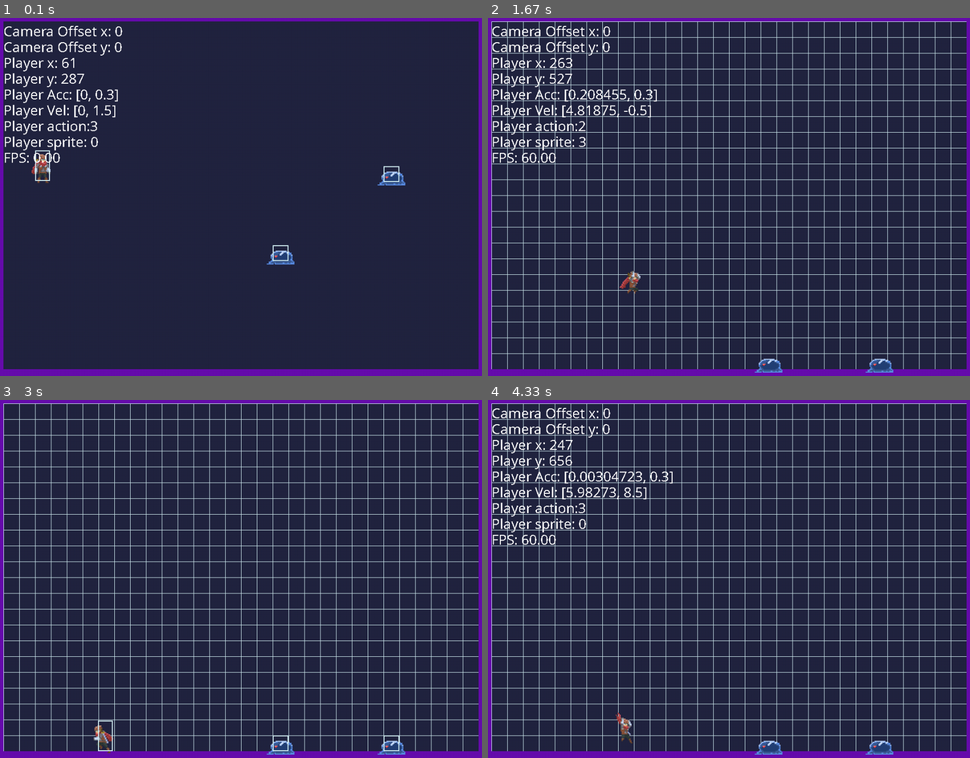
Above: before the commit, frames 1-4 (two rows, left to right).
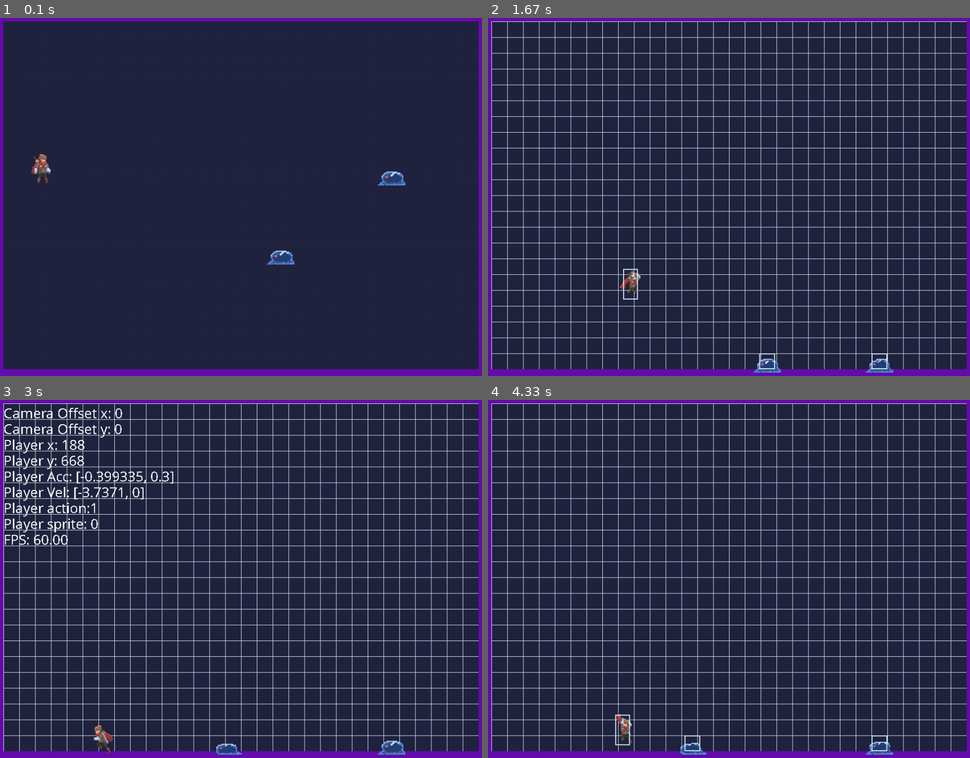
Above: after the commit, the same moments.

Repository: ArthurC13/A-Level-Project-Arthur-Chen
Game: pygame game, started from A level Project.py
Same seed, same stepped clock (60 frames per second), same inputs: the game is played once before the commit and once after it.
Inputs:
- Up to frame 1 (0.1 s): no input
- Up to frame 2 (1.67 s): tap 1 at 0.33 s; hold Right 0.67-1.13 s; tap 3 at 0.82 s; hold Up 1.17-1.47 s; hold Right from 1.5 s (still down); tap 2 at 1.65 s
- Up to frame 3 (3 s): release Right at 1.97 s; hold Left 2-2.53 s; tap 3 at 2.15 s; hold Down 2.57-2.87 s; hold Left from 2.9 s (still down)
- Up to frame 4 (4.33 s): tap 2 at 3.05 s; release Left at 3.3 s; hold Up 3.33-3.7 s; tap 3 at 3.48 s; hold Right from 3.73 s (still down)

The runs differ from the first frame. In frame 1, 2.0% of the frame differs, in the area x 0-83%, y 2-68%; in frame 2, 2.4%; in frame 3, 2.5%; in frame 4, 2.7%, in the area x 0-85%, y 2-100%.

Commit message:
added slime animations

Diff:
--- a/A level Project.py
+++ b/A level Project.py
@@ -236,11 +236,33 @@
 
     def movements(self):
         self.acc = pygame.math.Vector2(0, GRAVITY)
-        if abs(self.pos.x - game.player.pos.x) < 100:
+        if abs(self.pos.x - game.player.pos.x) < 300:
             if self.pos.x > game.player.pos.x:
                 self.acc.x = -0.2
+                self.face_left = False
             else:
                 self.acc.x = 0.2
+                self.face_left = True
+
+    def animations(self):
+        now = pygame.time.get_ticks()
+        sprites_list = self.sprites
+        if self.face_left:
+            sprites_list = self.mirrored_sprites
+        if self.current_action == 0:        #idle
+            if now - self.last_sprite_time >= 200:
+                self.current_sprite += 1
+                if self.current_sprite > len(sprites_list[self.current_action])-1:
+                    self.current_sprite = 0
+                self.image = sprites_list[self.current_action][self.current_sprite]
+                self.last_sprite_time = pygame.time.get_ticks()
+        elif self.current_action == 1:      #moving
+            if now - self.last_sprite_time >= 125:
+                self.current_sprite += 1
+                if self.current_sprite > len(sprites_list[self.current_action])-1:
+                    self.current_sprite = 0
+                self.image = sprites_list[self.current_action][self.current_sprite]
+                self.last_sprite_time = pygame.time.get_ticks()
 
     def update(self):
         self.movements()
@@ -253,6 +275,14 @@
         self.hit_rect.y = int(self.pos.y)
         wall_collisions(self, 'y')
         self.rect.center = self.hit_rect.center
+        if abs(self.vel.x) < 0.2:
+            self.vel.x = 0
+        if self.vel in [(0, 0), (0, 0.3)]:
+            self.current_action = 0
+        else:
+            self.current_action = 1
+        self.animations()
+
 
 
 #Wall class
@@ -344,8 +374,8 @@
 
     def tools_reset(self):
         self.show_grid = False
-        self.show_stats = True
-        self.show_hit_rect = True
+        self.show_stats = False
+        self.show_hit_rect = False
 
     def new_level(self):
         self.sprite_group_reset()
